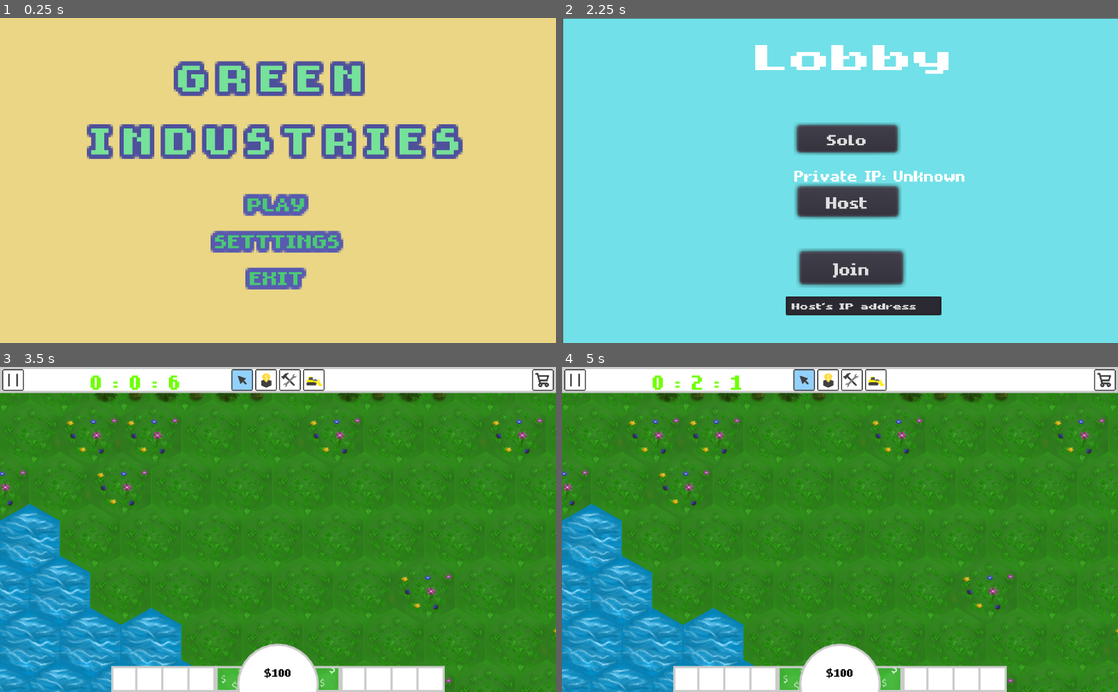
Above: before the commit, frames 1-4 (two rows, left to right).
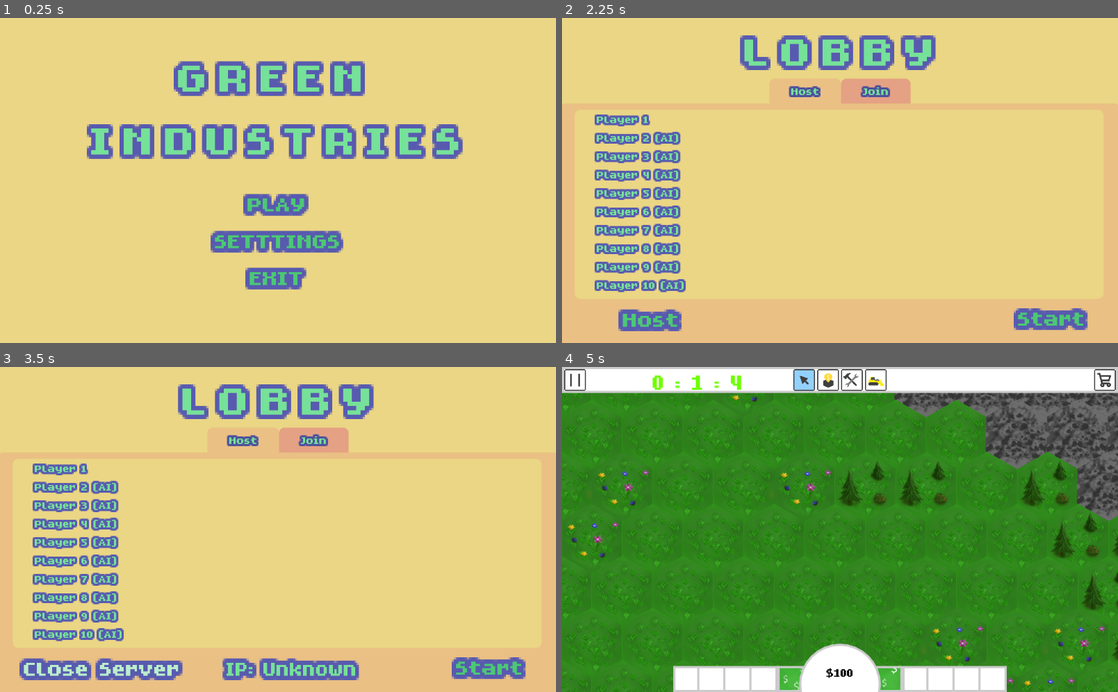
Above: after the commit, the same moments.

Repository: MichaelRRyan/green-industries
Game: Godot game, scene res://scenes/main_menu.tscn
Two runs of this game, one before a commit and one after it. Both use one fixed random seed, a clock stepped at 60 frames per second and the inputs below.
Inputs (mouse positions are in pixels of both pictures, inside the frame that each line leads up to):
- Up to frame 1 (0.25 s): no input
- Up to frame 2 (2.25 s): click "SETTTINGS" at 0.5 s; click "Back" at 1.25 s; click "PLAY" at 2 s
- Up to frame 3 (3.5 s): click "Host" at 2.75 s
- Up to frame 4 (5 s): click (1051, 666) at 3.5 s, where only the run after the commit has a clickable "Start"; click (806, 380) at 4.25 s

The runs differ from the first frame. In frame 2, 100% of the frame differs, in the area x 0-100%, y 0-100%; in frame 3, 100%; in frame 4, 22%.

Commit message:
Moved scene locations and modified lobby

Diff:
--- /dev/null
+++ b/resources/fonts/title_font.tres
@@ -0,0 +1,10 @@
+[gd_resource type="DynamicFont" load_steps=2 format=2]
+
+[ext_resource path="res://assets/font/hope_gold.ttf" type="DynamicFontData" id=1]
+
+[resource]
+size = 32
+outline_size = 2
+outline_color = Color( 0.34902, 0.356863, 0.690196, 1 )
+extra_spacing_char = 5
+font_data = ExtResource( 1 )
--- a/resources/themes/menu_theme.tres
+++ b/resources/themes/menu_theme.tres
@@ -1,8 +1,17 @@
-[gd_resource type="Theme" load_steps=6 format=2]
+[gd_resource type="Theme" load_steps=12 format=2]
 
 [ext_resource path="res://resources/fonts/menu_button_font.tres" type="DynamicFont" id=1]
+[ext_resource path="res://assets/font/hope_gold.ttf" type="DynamicFontData" id=2]
 
 [sub_resource type="StyleBoxEmpty" id=3]
+
+[sub_resource type="StyleBoxFlat" id=10]
+bg_color = Color( 0.901961, 0.635294, 0.517647, 1 )
+corner_radius_top_left = 5
+corner_radius_top_right = 5
+corner_radius_bottom_right = 5
+corner_radius_bottom_left = 5
+anti_aliasing = false
 
 [sub_resource type="StyleBoxFlat" id=2]
 bg_color = Color( 0.921569, 0.843137, 0.521569, 1 )
@@ -13,9 +22,39 @@
 [sub_resource type="StyleBoxFlat" id=5]
 bg_color = Color( 0.466667, 0.886275, 0.603922, 1 )
 
+[sub_resource type="DynamicFont" id=7]
+outline_size = 2
+outline_color = Color( 0.309804, 0.317647, 0.615686, 1 )
+font_data = ExtResource( 2 )
+
+[sub_resource type="StyleBoxFlat" id=6]
+bg_color = Color( 0.921569, 0.756863, 0.521569, 1 )
+corner_radius_top_left = 2
+corner_radius_top_right = 2
+anti_aliasing = false
+
+[sub_resource type="StyleBoxFlat" id=8]
+bg_color = Color( 0.901961, 0.635294, 0.517647, 1 )
+border_width_left = 20
+border_width_right = 20
+border_color = Color( 0.901961, 0.635294, 0.517647, 1 )
+corner_radius_top_left = 5
+corner_radius_top_right = 5
+anti_aliasing = false
+
+[sub_resource type="StyleBoxFlat" id=9]
+bg_color = Color( 0.921569, 0.756863, 0.521569, 1 )
+border_width_left = 20
+border_width_right = 20
+border_color = Color( 0.921569, 0.756863, 0.521569, 1 )
+corner_radius_top_left = 5
+corner_radius_top_right = 5
+anti_aliasing = false
+
 [resource]
 default_font = ExtResource( 1 )
 Button/colors/font_color = Color( 0.301961, 0.788235, 0.462745, 1 )
+Button/colors/font_color_disabled = Color( 0.329412, 0.45098, 0.368627, 1 )
 Button/colors/font_color_focus = Color( 0.733333, 0.937255, 0.8, 1 )
 Button/colors/font_color_hover = Color( 0.733333, 0.937255, 0.8, 1 )
 Button/styles/disabled = SubResource( 3 )
@@ -24,8 +63,15 @@
 Button/styles/normal = SubResource( 3 )
 Button/styles/pressed = SubResource( 3 )
 Label/colors/font_color = Color( 0.466667, 0.886275, 0.603922, 1 )
-Label/colors/font_outline_modulate = Color( 0.309804, 0.317647, 0.615686, 1 )
+LineEdit/colors/font_color = Color( 0.466667, 0.886275, 0.603922, 1 )
+LineEdit/styles/normal = SubResource( 10 )
 Panel/styles/panel = SubResource( 2 )
 ProgressBar/colors/font_color = Color( 0.466667, 0.886275, 0.603922, 1 )
 ProgressBar/styles/bg = SubResource( 4 )
 ProgressBar/styles/fg = SubResource( 5 )
+TabContainer/colors/font_color_bg = Color( 0.466667, 0.886275, 0.603922, 1 )
+TabContainer/colors/font_color_fg = Color( 0.466667, 0.886275, 0.603922, 1 )
+TabContainer/fonts/font = SubResource( 7 )
+TabContainer/styles/panel = SubResource( 6 )
+TabContainer/styles/tab_bg = SubResource( 8 )
+TabContainer/styles/tab_fg = SubResource( 9 )
--- a/scenes/gameplay/ui.tscn
+++ b/scenes/gameplay/ui.tscn
@@ -2,7 +2,7 @@
 
 [ext_resource path="res://scenes/resource_shop.tscn" type="PackedScene" id=1]
 [ext_resource path="res://scenes/ui/hud.tscn" type="PackedScene" id=2]
-[ext_resource path="res://scenes/pause_menu.tscn" type="PackedScene" id=3]
+[ext_resource path="res://scenes/ui/pause_menu.tscn" type="PackedScene" id=3]
 [ext_resource path="res://scenes/event_notification.tscn" type="PackedScene" id=4]
 
 [node name="UI" type="CanvasLayer"]
--- a/scenes/lobby.tscn
+++ /dev/null
@@ -1,170 +0,0 @@
-[gd_scene load_steps=11 format=2]
-
-[ext_resource path="res://assets/font/matchup_pro.ttf" type="DynamicFontData" id=1]
-[ext_resource path="res://scripts/lobby.gd" type="Script" id=5]
-
-[sub_resource type="DynamicFont" id=1]
-size = 32
-outline_color = Color( 0, 0, 0, 1 )
-font_data = ExtResource( 1 )
-
-[sub_resource type="DynamicFont" id=2]
-font_data = ExtResource( 1 )
-
-[sub_resource type="DynamicFont" id=3]
-font_data = ExtResource( 1 )
-
-[sub_resource type="DynamicFont" id=4]
-font_data = ExtResource( 1 )
-
-[sub_resource type="DynamicFont" id=5]
-font_data = ExtResource( 1 )
-
-[sub_resource type="DynamicFont" id=6]
-font_data = ExtResource( 1 )
-
-[sub_resource type="DynamicFont" id=7]
-font_data = ExtResource( 1 )
-
-[sub_resource type="DynamicFont" id=8]
-size = 80
-font_data = ExtResource( 1 )
-
-[node name="Lobby" type="Control"]
-anchor_right = 1.0
-anchor_bottom = 1.0
-script = ExtResource( 5 )
-__meta__ = {
-"_edit_use_anchors_": false
-}
-
-[node name="ColorRect" type="ColorRect" parent="."]
-margin_left = 1.78186
-margin_top = 0.8909
-margin_right = 1048.78
-margin_bottom = 605.891
-color = Color( 0.447059, 0.882353, 0.913725, 1 )
-__meta__ = {
-"_edit_use_anchors_": false
-}
-
-[node name="ViewportContainer" type="ViewportContainer" parent="."]
-anchor_left = 0.5
-anchor_right = 0.5
-margin_left = -156.164
-margin_top = 1.18921
-margin_right = -116.164
-margin_bottom = 41.1892
-rect_scale = Vector2( 5.4, 3.28 )
-__meta__ = {
-"_edit_use_anchors_": true
-}
-
-[node name="CenterContainer" type="CenterContainer" parent="ViewportContainer"]
-margin_right = 40.0
-margin_bottom = 40.0
-
-[node name="Label" type="Label" parent="ViewportContainer/CenterContainer"]
-margin_top = 7.0
-margin_right = 68.0
-margin_bottom = 33.0
-custom_fonts/font = SubResource( 1 )
-text = "Lobby"
-
-[node name="solo" type="Button" parent="."]
-margin_left = 433.045
-margin_top = 197.603
-margin_right = 493.045
-margin_bottom = 216.603
-rect_scale = Vector2( 3.07507, 2.62923 )
-custom_fonts/font = SubResource( 2 )
-text = "Solo"
-__meta__ = {
-"_edit_use_anchors_": false
-}
-
-[node name="host" type="Button" parent="."]
-margin_left = 434.156
-margin_top = 311.375
-margin_right = 494.156
-margin_bottom = 330.375
-rect_scale = Vector2( 3.08783, 2.92204 )
-custom_fonts/font = SubResource( 3 )
-text = "Host"
-__meta__ = {
-"_edit_use_anchors_": false
-}
-
-[node name="IP" type="Label" parent="host"]
-margin_left = -1.80271
-margin_top = -14.4312
-margin_right = 121.197
-margin_bottom = -0.431178
-rect_scale = Vector2( 0.860384, 1.0025 )
-custom_fonts/font = SubResource( 4 )
-text = "IP:[PRIVATE_IP]"
-
-[node name="join" type="Button" parent="."]
-margin_left = 438.041
-margin_top = 430.747
-margin_right = 503.041
-margin_bottom = 449.747
-rect_scale = Vector2( 2.91988, 3.17447 )
-custom_fonts/font = SubResource( 5 )
-text = "Join"
-__meta__ = {
-"_edit_use_anchors_": false
-}
-
-[node name="IP" type="LineEdit" parent="join"]
-margin_left = -8.53436
-margin_top = 25.6419
-margin_right = 118.466
-margin_bottom = 48.6419
-rect_scale = Vector2( 0.773585, 0.478873 )
-custom_fonts/font = SubResource( 6 )
-placeholder_text = "Host's IP address"
-placeholder_alpha = 1.0
-__meta__ = {
-"_edit_use_anchors_": false
-}
-
-[node name="InvalidIP" type="Label" parent="join"]
-visible = false
-margin_left = -17.823
-margin_top = 37.2513
-margin_right = 92.177
-margin_bottom = 51.2513
-custom_colors/font_color = Color( 1, 0, 0, 1 )
-custom_fonts/font = SubResource( 7 )
-text = "Invalid IP Address"
-
-[node name="Connecting" type="ColorRect" parent="."]
-visible = false
-margin_left = 1.78186
-margin_top = 0.8909
-margin_right = 1048.78
-margin_bottom = 605.891
-color = Color( 0.670588, 0.447059, 0.913725, 1 )
-__meta__ = {
-"_edit_use_anchors_": false
-}
-
-[node name="Label" type="Label" parent="Connecting"]
-anchor_left = 0.5
-anchor_top = 0.5
-anchor_right = 0.5
-anchor_bottom = 0.5
-margin_left = -298.0
-margin_top = -40.0
-margin_right = 298.0
-margin_bottom = 40.0
-custom_fonts/font = SubResource( 8 )
-text = "[Connecting Text]"
-__meta__ = {
-"_edit_use_anchors_": true
-}
-
-[connection signal="pressed" from="solo" to="." method="_on_solo_pressed"]
-[connection signal="pressed" from="host" to="." method="_on_HostButton_pressed"]
-[connection signal="pressed" from="join" to="." method="_on_JoinButton_pressed"]
--- a/scenes/main_menu.tscn
+++ b/scenes/main_menu.tscn
@@ -1,17 +1,11 @@
-[gd_scene load_steps=6 format=2]
+[gd_scene load_steps=5 format=2]
 
-[ext_resource path="res://scripts/main_menu.gd" type="Script" id=1]
+[ext_resource path="res://scripts/ui/main_menu.gd" type="Script" id=1]
 [ext_resource path="res://resources/themes/menu_theme.tres" type="Theme" id=2]
-[ext_resource path="res://assets/font/hope_gold.ttf" type="DynamicFontData" id=3]
+[ext_resource path="res://resources/fonts/title_font.tres" type="DynamicFont" id=3]
 
 [sub_resource type="StyleBoxFlat" id=2]
 bg_color = Color( 0.921569, 0.843137, 0.521569, 1 )
-
-[sub_resource type="DynamicFont" id=1]
-size = 32
-outline_size = 2
-extra_spacing_char = 5
-font_data = ExtResource( 3 )
 
 [node name="MainMenu" type="Control"]
 anchor_right = 1.0
@@ -44,7 +38,7 @@
 margin_left = 42.0
 margin_right = 213.0
 margin_bottom = 55.0
-custom_fonts/font = SubResource( 1 )
+custom_fonts/font = ExtResource( 3 )
 text = "Green
 Industries"
 align = 1
--- /dev/null
+++ b/scenes/ui/lobby.tscn
@@ -0,0 +1,268 @@
+[gd_scene load_steps=5 format=2]
+
+[ext_resource path="res://resources/themes/menu_theme.tres" type="Theme" id=2]
+[ext_resource path="res://resources/fonts/title_font.tres" type="DynamicFont" id=3]
+[ext_resource path="res://scripts/ui/lobby.gd" type="Script" id=5]
+
+[sub_resource type="StyleBoxFlat" id=1]
+bg_color = Color( 0.921569, 0.843137, 0.521569, 1 )
+corner_radius_top_left = 5
+corner_radius_top_right = 5
+corner_radius_bottom_right = 5
+corner_radius_bottom_left = 5
+
+[node name="Lobby" type="Control"]
+anchor_right = 1.0
+anchor_bottom = 1.0
+theme = ExtResource( 2 )
+script = ExtResource( 5 )
+__meta__ = {
+"_edit_use_anchors_": false
+}
+
+[node name="Background" type="Panel" parent="."]
+anchor_right = 0.25
+anchor_bottom = 0.25
+rect_scale = Vector2( 4, 4 )
+__meta__ = {
+"_edit_use_anchors_": false
+}
+
+[node name="CenteredTitleSection" type="CenterContainer" parent="Background"]
+anchor_right = 1.0
+margin_bottom = 26.0
+__meta__ = {
+"_edit_use_anchors_": false
+}
+
+[node name="Title" type="Label" parent="Background/CenteredTitleSection"]
+margin_left = 84.0
+margin_right = 172.0
+margin_bottom = 26.0
+custom_fonts/font = ExtResource( 3 )
+text = "LOBBY"
+align = 1
+__meta__ = {
+"_edit_use_anchors_": false
+}
+
+[node name="TabContainer" type="TabContainer" parent="Background"]
+anchor_right = 2.0
+anchor_bottom = 2.0
+margin_top = 28.0
+margin_bottom = -28.0
+rect_scale = Vector2( 0.5, 0.5 )
+__meta__ = {
+"_edit_use_anchors_": false
+}
+
+[node name="Host" type="Tabs" parent="Background/TabContainer"]
+anchor_right = 1.0
+anchor_bottom = 1.0
+margin_top = 23.0
+
+[node name="Scaler" type="Control" parent="Background/TabContainer/Host"]
+anchor_right = 0.5
+anchor_bottom = 0.5
+rect_scale = Vector2( 2, 2 )
+__meta__ = {
+"_edit_use_anchors_": false
+}
+
+[node name="HostButton" type="Button" parent="Background/TabContainer/Host/Scaler"]
+anchor_top = 1.0
+anchor_bottom = 1.0
+margin_left = 10.75
+margin_top = -22.0
+margin_right = 70.75
+margin_bottom = -3.0
+text = "Host"
+__meta__ = {
+"_edit_use_anchors_": false
+}
+
+[node name="IP" type="Label" parent="Background/TabContainer/Host/Scaler"]
+visible = false
+anchor_left = 0.5
+anchor_top = 1.0
+anchor_right = 0.5
+anchor_bottom = 1.0
+margin_left = -60.5
+margin_top = -18.5
+margin_right = 94.5
+margin_bottom = -5.5
+rect_scale = Vector2( 0.860384, 1.0025 )
+text = "IP:[PRIVATE_IP]"
+align = 1
+__meta__ = {
+"_edit_use_anchors_": false
+}
+
+[node name="Join" type="Tabs" parent="Background/TabContainer"]
+visible = false
+anchor_right = 1.0
+anchor_bottom = 1.0
+margin_top = 23.0
+
+[node name="Scaler" type="Control" parent="Background/TabContainer/Join"]
+anchor_right = 0.5
+anchor_bottom = 0.5
+rect_scale = Vector2( 2, 2 )
+__meta__ = {
+"_edit_use_anchors_": false
+}
+
+[node name="IPInput" type="LineEdit" parent="Background/TabContainer/Join/Scaler"]
+anchor_left = 0.5
+anchor_top = 0.5
+anchor_right = 0.5
+anchor_bottom = 0.5
+margin_left = -70.0
+margin_top = -31.25
+margin_right = 70.0
+margin_bottom = -8.25
+align = 1
+placeholder_text = "Host's IP address"
+placeholder_alpha = 1.0
+__meta__ = {
+"_edit_use_anchors_": false
+}
+
+[node name="join" type="Button" parent="Background/TabContainer/Join/Scaler"]
+anchor_left = 0.5
+anchor_top = 0.5
+anchor_right = 0.5
+anchor_bottom = 0.5
+margin_left = -12.0
+margin_right = 12.0
+margin_bottom = 13.0
+text = "Join"
+__meta__ = {
+"_edit_use_anchors_": false
+}
+
+[node name="InvalidIP" type="Label" parent="Background/TabContainer/Join/Scaler"]
+visible = false
+margin_left = 91.687
+margin_top = 105.438
+margin_right = 201.687
+margin_bottom = 119.438
+custom_colors/font_color = Color( 1, 0, 0, 1 )
+text = "Invalid IP Address"
+
+[node name="StartButton" type="Button" parent="Background"]
+anchor_left = 1.0
+anchor_top = 1.0
+anchor_right = 1.0
+anchor_bottom = 1.0
+margin_left = -60.0
+margin_top = -22.0
+margin_bottom = -3.0
+text = "Start"
+__meta__ = {
+"_edit_use_anchors_": false
+}
+
+[node name="PlayerListBackground" type="Panel" parent="."]
+anchor_right = 0.475
+anchor_bottom = 0.29
+margin_left = 24.0
+margin_top = 170.0
+margin_right = 24.0
+margin_bottom = 170.0
+rect_scale = Vector2( 2, 2 )
+custom_styles/panel = SubResource( 1 )
+__meta__ = {
+"_edit_use_anchors_": false
+}
+
+[node name="PlayerList" type="VBoxContainer" parent="PlayerListBackground"]
+anchor_right = 1.0
+anchor_bottom = 1.0
+margin_left = 20.0
+margin_top = 1.0
+margin_right = -5.0
+margin_bottom = -5.0
+__meta__ = {
+"_edit_use_anchors_": false
+}
+
+[node name="Player1" type="Label" parent="PlayerListBackground/PlayerList"]
+margin_right = 461.0
+margin_bottom = 13.0
+text = "Player 1"
+
+[node name="Player2" type="Label" parent="PlayerListBackground/PlayerList"]
+margin_top = 17.0
+margin_right = 461.0
+margin_bottom = 30.0
+text = "Player 2 (AI)"
+
+[node name="Player3" type="Label" parent="PlayerListBackground/PlayerList"]
+margin_top = 34.0
+margin_right = 461.0
+margin_bottom = 47.0
+text = "Player 3 (AI)"
+
+[node name="Player4" type="Label" parent="PlayerListBackground/PlayerList"]
+margin_top = 51.0
+margin_right = 461.0
+margin_bottom = 64.0
+text = "Player 4 (AI)"
+
+[node name="Player5" type="Label" parent="PlayerListBackground/PlayerList"]
+margin_top = 68.0
+margin_right = 461.0
+margin_bottom = 81.0
+text = "Player 5 (AI)"
+
+[node name="Player6" type="Label" parent="PlayerListBackground/PlayerList"]
+margin_top = 85.0
+margin_right = 461.0
+margin_bottom = 98.0
+text = "Player 6 (AI)"
+
+[node name="Player7" type="Label" parent="PlayerListBackground/PlayerList"]
+margin_top = 102.0
+margin_right = 461.0
+margin_bottom = 115.0
+text = "Player 7 (AI)"
+
+[node name="Player8" type="Label" parent="PlayerListBackground/PlayerList"]
+margin_top = 119.0
+margin_right = 461.0
+margin_bottom = 132.0
+text = "Player 8 (AI)"
+
+[node name="Player9" type="Label" parent="PlayerListBackground/PlayerList"]
+margin_top = 136.0
+margin_right = 461.0
+margin_bottom = 149.0
+text = "Player 9 (AI)"
+
+[node name="Player10" type="Label" parent="PlayerListBackground/PlayerList"]
+margin_top = 153.0
+margin_right = 461.0
+margin_bottom = 166.0
+text = "Player 10 (AI)"
+
+[node name="Connecting" type="Panel" parent="."]
+visible = false
+anchor_right = 0.25
+anchor_bottom = 0.25
+rect_scale = Vector2( 4, 4 )
+
+[node name="Label" type="Label" parent="Connecting"]
+anchor_right = 1.0
+anchor_bottom = 1.0
+text = "[Connecting Text]"
+align = 1
+valign = 1
+__meta__ = {
+"_edit_use_anchors_": false
+}
+
+[connection signal="tab_changed" from="Background/TabContainer" to="." method="_on_TabContainer_tab_changed"]
+[connection signal="pressed" from="Background/TabContainer/Host/Scaler/HostButton" to="." method="_on_HostButton_pressed"]
+[connection signal="pressed" from="Background/TabContainer/Join/Scaler/join" to="." method="_on_JoinButton_pressed"]
+[connection signal="pressed" from="Background/StartButton" to="." method="_on_solo_pressed"]
--- a/scenes/pause_menu.tscn
+++ b/scenes/ui/pause_menu.tscn
@@ -3,7 +3,7 @@
 [ext_resource path="res://scripts/pause_menu.gd" type="Script" id=1]
 [ext_resource path="res://scenes/pollution.tscn" type="PackedScene" id=2]
 [ext_resource path="res://assets/font/matchup_pro.ttf" type="DynamicFontData" id=3]
-[ext_resource path="res://scenes/settings_panel.tscn" type="PackedScene" id=4]
+[ext_resource path="res://scenes/ui/settings_panel.tscn" type="PackedScene" id=4]
 
 [sub_resource type="DynamicFont" id=1]
 font_data = ExtResource( 3 )
--- a/scenes/settings.tscn
+++ b/scenes/ui/settings.tscn
@@ -1,7 +1,7 @@
 [gd_scene load_steps=6 format=2]
 
-[ext_resource path="res://scenes/settings_panel.tscn" type="PackedScene" id=1]
-[ext_resource path="res://scripts/settings.gd" type="Script" id=2]
+[ext_resource path="res://scenes/ui/settings_panel.tscn" type="PackedScene" id=1]
+[ext_resource path="res://scripts/ui/settings.gd" type="Script" id=2]
 [ext_resource path="res://assets/font/matchup_pro.ttf" type="DynamicFontData" id=3]
 
 [sub_resource type="DynamicFont" id=1]
--- a/scenes/settings_panel.tscn
+++ b/scenes/ui/settings_panel.tscn
@@ -1,7 +1,7 @@
 [gd_scene load_steps=7 format=2]
 
 [ext_resource path="res://assets/font/matchup_pro.ttf" type="DynamicFontData" id=1]
-[ext_resource path="res://scripts/settings_panel.gd" type="Script" id=2]
+[ext_resource path="res://scripts/ui/settings_panel.gd" type="Script" id=2]
 
 [sub_resource type="StyleBoxFlat" id=1]
 bg_color = Color( 0.454902, 0.92549, 0.486275, 1 )
--- a/scripts/poll_average.gd
+++ b/scripts/poll_average.gd
@@ -7,7 +7,7 @@
 		.show() # Calls show on the base class.
 
 		$TotalTrees/Value.text = str(_pollution_manager._total_trees)
-		$TotalPollution/Value.text = str(_pollution_manager.get_pollution_percentage())
+		$TotalPollution/Value.text = str(_pollution_manager.get_pollution_percent())
 
 	else:
 		print_debug("No pollution manager could be found.")
--- a/scripts/server.gd
+++ b/scripts/server.gd
@@ -31,13 +31,6 @@
 	network.connect("connection_failed", self, "_on_connection_failed")
 
 
-func solo_Player():
-	if state == State.SOLO:
-		emit_signal("single_player")
-		print("ONE PLAYER NOT A SERVER")
-		var _val = get_tree().change_scene("res://scenes/gameplay/gameplay.tscn")
-
-
 func start_server():
 	if state == State.OFFLINE:
 		network.create_server(port, max_players)
@@ -53,6 +46,7 @@
 		network.close_connection()
 		state = State.OFFLINE
 		is_online = false
+		print("Connection closed")
 
 
 func _peer_connected(peer_id):
--- a/scripts/terrain.gd
+++ b/scripts/terrain.gd
@@ -101,10 +101,6 @@
 		_wood_resource = resource_manager.get_resource_type_by_name("wood")
 		_minerals_resource = resource_manager.get_resource_type_by_name("minerals")
 
-		if not Network.is_client():
-			randomize()
-			TerrainData.noise_seed = randi()
-
 		$WorldGenerator.generate_world()
 
 
--- a/scripts/lobby.gd
+++ b/scripts/ui/lobby.gd
@@ -2,6 +2,11 @@
 
 const CONNECT_TEXT = ["Waiting for players...", "Connecting to server..."]
 
+onready var _ip_label = find_node("IP")
+onready var _ip_input = find_node("IPInput")
+onready var _invalid_ip = find_node("InvalidIP")
+onready var _player_list = find_node("PlayerListBackground")
+onready var _host_button = find_node("HostButton")
 
 func _ready():
 	var host : String = "Unknown"
@@ -16,39 +21,40 @@
 		if OS.has_environment("HOSTNAME"):
 			host =  IP.resolve_hostname(str(OS.get_environment("HOSTNAME")),1)
 
-	$host/IP.text = "Private IP: " + host
+	_ip_label.text = "IP: " + host
 
 
 
 func _on_HostButton_pressed():
 
-	if Network.state == Network.State.HOSTING: return
-
 	if Network.state != Network.State.OFFLINE:
 		Network.close_connection()
-
-	set_connect_type(true)
-	Network.start_server()
-	#rpc("begin_game")
-	begin_game()
+		_host_button.text = "Host"
+		_ip_label.hide()
+	else:
+		Network.start_server()
+		_host_button.text = "Close Server"
+		_ip_label.show()
+		#set_connect_type(true)
+		#begin_game()
 
 
 func _on_JoinButton_pressed():
 	if Network.state == Network.State.CONNECTING: return
 
 	if Network.state != Network.State.OFFLINE:
-		Network.close_server()
+		Network.close_connection()
 
-	if $join/IP.text.is_valid_ip_address():
+	if _ip_input.text.is_valid_ip_address():
 		Network.current_players += 1
 		set_connect_type(false)
-		Network.connect_to_server($join/IP.text)
-	elif $join/IP.text == "":
+		Network.connect_to_server(_ip_input.text)
+	elif _ip_input.text == "":
 		Network.current_players += 1
 		set_connect_type(false)
 		Network.connect_to_server("127.0.0.1")
 	else:
-		$join/InvalidIP.show()
+		_invalid_ip.show()
 
 
 remote func begin_game():
@@ -57,9 +63,10 @@
 
 
 func _on_solo_pressed():
-	Network.state = Network.State.SOLO
-	if Network.state == Network.State.SOLO:
-		Network.solo_Player()
+	if Network.state == Network.State.OFFLINE:
+		Network.state == Network.State.SOLO
+
+	var _r = get_tree().change_scene("res://scenes/gameplay/gameplay.tscn")
 
 
 func set_connect_type(host):
@@ -68,3 +75,7 @@
 		$Connecting/Label.text = CONNECT_TEXT[0]
 	else:
 		$Connecting/Label.text = CONNECT_TEXT[1]
+
+
+func _on_TabContainer_tab_changed(tab):
+	_player_list.visible = tab == 0
--- a/scripts/main_menu.gd
+++ b/scripts/ui/main_menu.gd
@@ -11,12 +11,12 @@
 
 # ------------------------------------------------------------------------------
 func _on_Play_pressed():
-	var _value = get_tree().change_scene("res://scenes/lobby.tscn");
+	var _value = get_tree().change_scene("res://scenes/ui/lobby.tscn");
 
 
 # ------------------------------------------------------------------------------
 func _on_Options_pressed():
-	var _set = get_tree().change_scene("res://scenes/settings.tscn");
+	var _set = get_tree().change_scene("res://scenes/ui/settings.tscn");
 
 
 # ------------------------------------------------------------------------------
Renamed: scripts/settings.gd -> scripts/ui/settings.gd
Renamed: scripts/settings_panel.gd -> scripts/ui/settings_panel.gd
